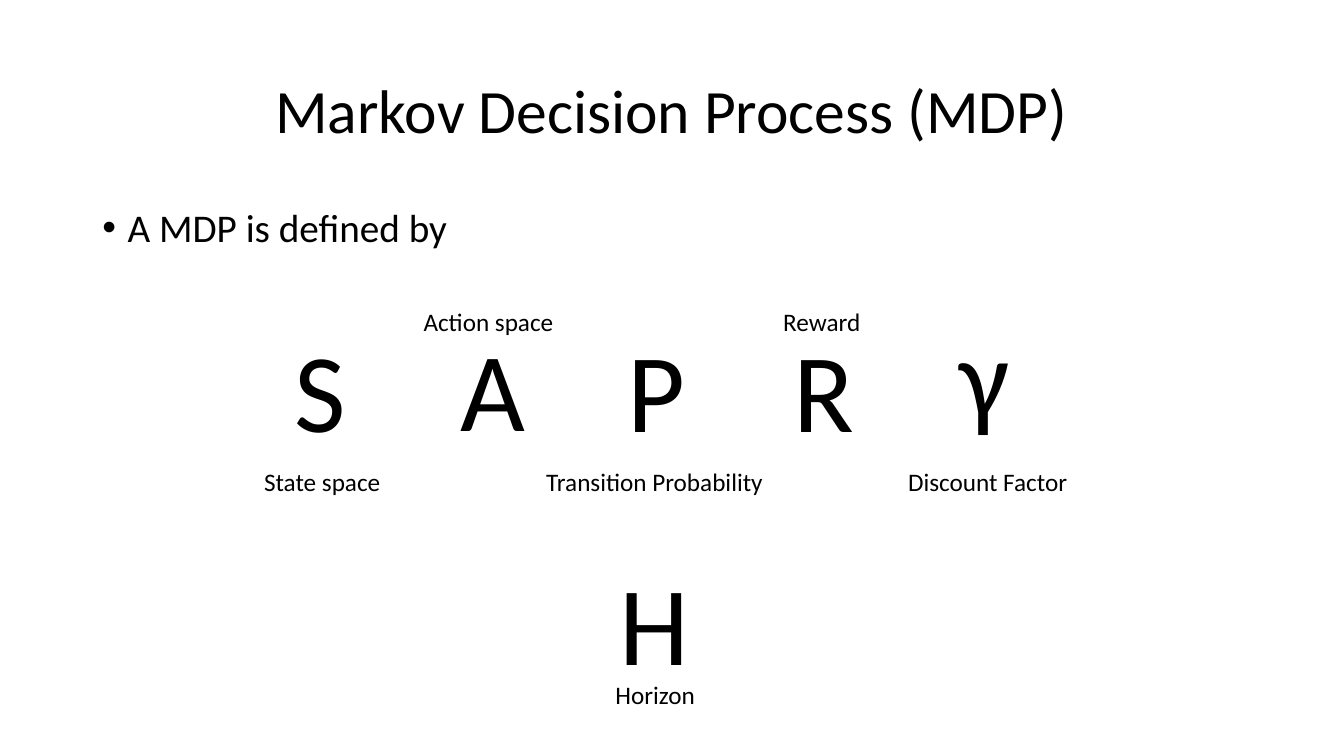
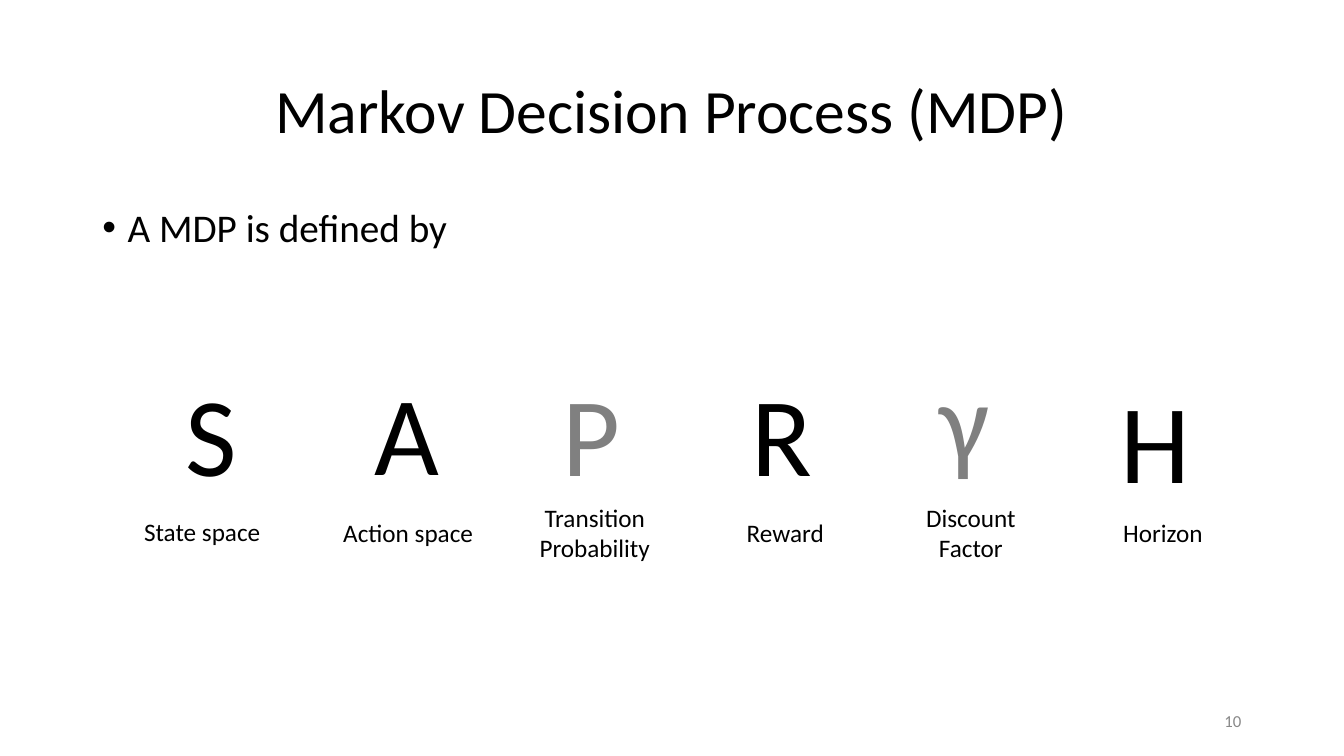
Before and after one commit to nthu-datalab/ml, a slide deck: slide 11 of labs/14_Q-Learning/14_Q-Learning_slide.pptx (slide 4 before the commit). Drawn at 1344x756 pixels with LibreOffice and Linux fonts; fonts in the diff are those of the drawing. Boxes give left, top, right and bottom in pixels: in the first picture for what was removed or moved away, otherwise in the second. Text is boxed around its words. In the diff, an @@ line names an element or a change of style, - is before the commit and + after.

```diff
--- a/labs/14_Q-Learning/14_Q-Learning_slide.pptx
+++ b/labs/14_Q-Learning/14_Q-Learning_slide.pptx
@@ text "A": place and size @@
-text "A" at [461, 359, 526, 431]
+text "A" at [374, 403, 439, 475]
@@ text "γ": place and size @@
-text "γ" at [960, 363, 1010, 435]
+text "γ" at [940, 407, 990, 479]
@@ text "γ" at [940, 407, 990, 479]: text colour #000000 to #808080 @@
@@ text "S": place and size @@
-text "S" at [294, 359, 345, 433]
+text "S" at [186, 403, 237, 477]
@@ text "P" at [563, 404, 621, 476]: text colour #000000 to #808080 @@
@@ text "P": place and size @@
-text "P" at [627, 360, 685, 432]
+text "P" at [563, 404, 621, 476]
@@ text "R": place and size @@
-text "R" at [793, 360, 854, 432]
+text "R" at [751, 404, 812, 476]
@@ text "H" rewrapped from [619, 593, 689, 692] to [1120, 411, 1190, 483] @@
@@ text at [540, 509, 650, 561]: text changed @@
-Transition Probability
+Transition
+Probability
@@ text at [926, 509, 1015, 557]: text changed @@
-Discount Factor
+Discount
+Factor
@@ text "State space": place and size @@
-text "State space" at [264, 474, 380, 495]
+text "State space" at [144, 524, 260, 545]
@@ text "Action space": place and size @@
-text "Action space" at [424, 313, 553, 335]
+text "Action space" at [343, 524, 473, 546]
@@ text "Reward": place and size @@
-text "Reward" at [783, 313, 860, 331]
+text "Reward" at [747, 524, 824, 543]
@@ alignment left to centre in 4 elements at [144, 524, 260, 545], [343, 524, 473, 546], [747, 524, 824, 543], [1123, 524, 1202, 542] @@
@@ text "Horizon": place and size @@
-text "Horizon" at [615, 686, 694, 704]
+text "Horizon" at [1123, 524, 1202, 542]
@@ page number added at [1224, 716, 1241, 727], 12 pt, text #888888 @@
+10
```
Also in this commit, not shown: 33 other slides changed, 3 slides removed, 5 other files.
